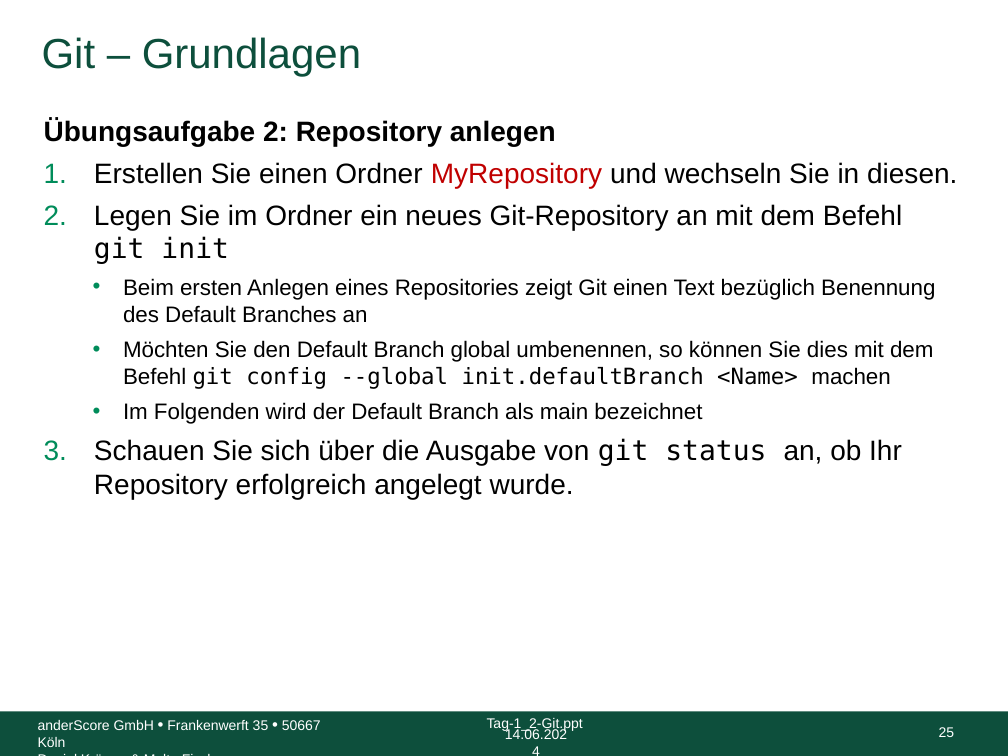
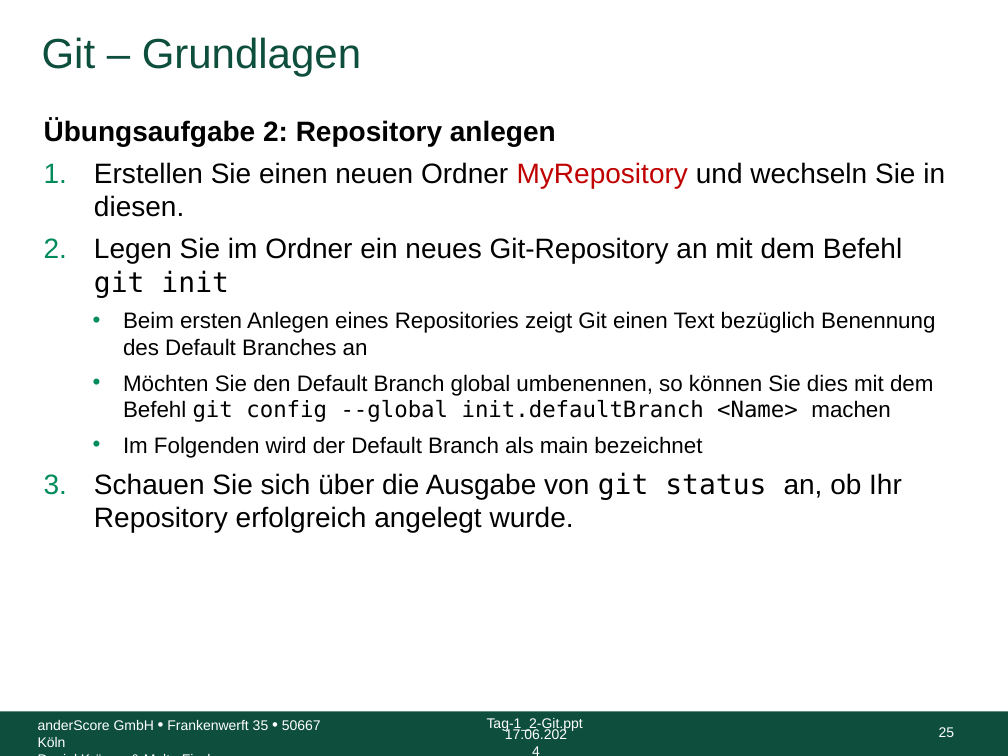
Before and after one commit to anderscore-gmbh/gitlab, a slide deck: slide 25 of slides/Tag-1_2-Git.pptx. Drawn at 1008x756 pixels with LibreOffice and Linux fonts; fonts in the diff are those of the drawing; background and template pictures are left out. Boxes give left, top, right and bottom in pixels: in the first picture for what was removed or moved away, otherwise in the second. Text is boxed around its words. In the diff, an @@ line names an element or a change of style, - is before the commit and + after.

```diff
--- a/slides/Tag-1_2-Git.pptx
+++ b/slides/Tag-1_2-Git.pptx
@@ text at bbox=[94, 162, 945, 217]: text changed @@
-1. Erstellen Sie einen Ordner MyRepository und wechseln Sie in diesen.
+1. Erstellen Sie einen neuen Ordner MyRepository und wechseln Sie in diesen.
@@ text at bbox=[505, 728, 567, 739]: text changed @@
-14.06.2024
+17.06.2024
```
Also in this commit, not shown: 79 other slides changed, 4 other files.
